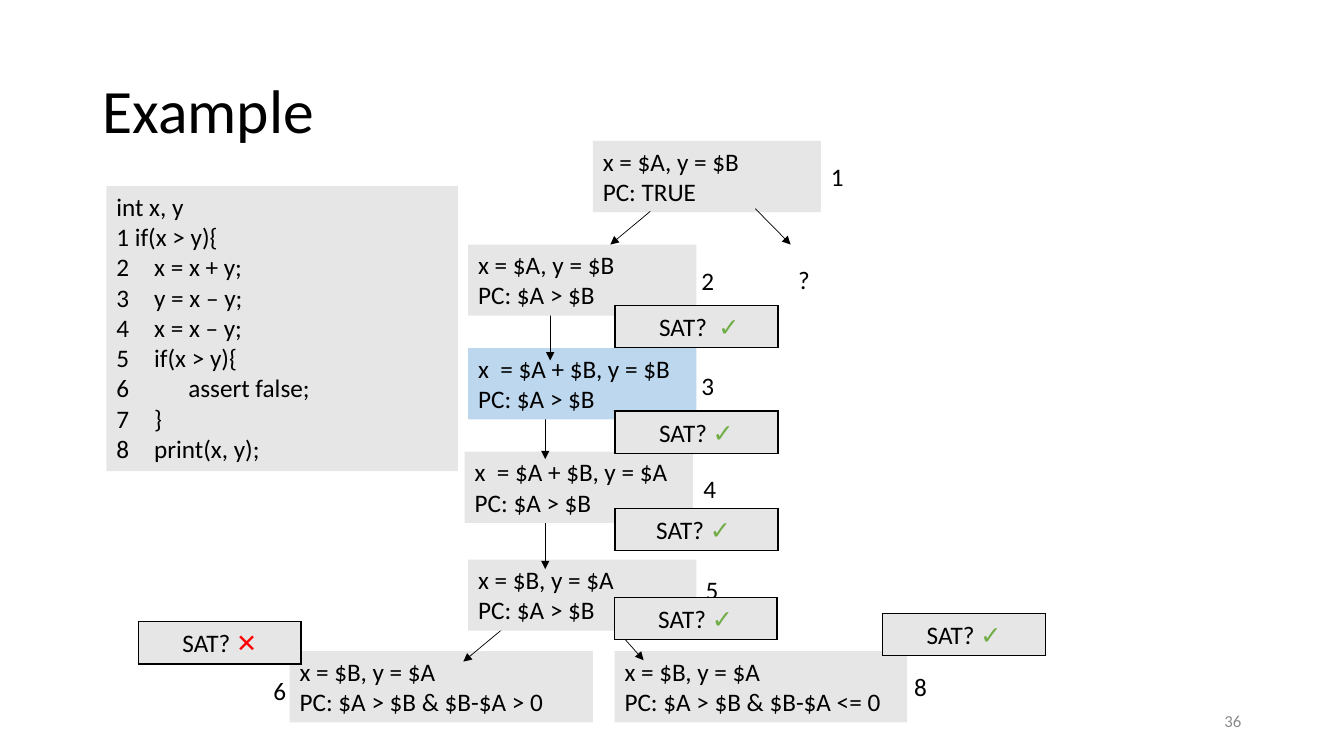
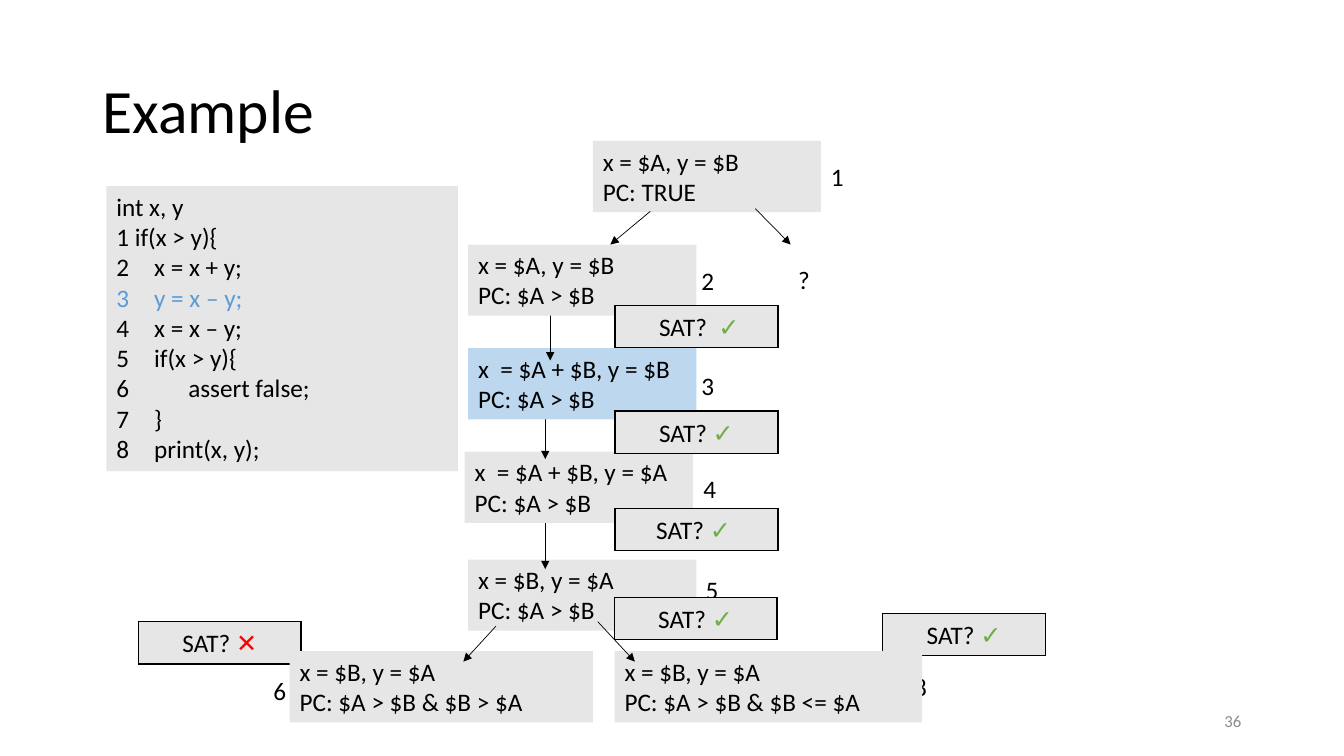
Before and after one commit to damorim/model-checking-tutorial, a slide deck: slide 36 of Program-Model-Checking.pptx. Drawn at 1344x756 pixels with LibreOffice and Linux fonts; fonts in the diff are those of the drawing. Boxes give left, top, right and bottom in pixels: in the first picture for what was removed or moved away, otherwise in the second. Text is boxed around its words. In the diff, an @@ line names an element or a change of style, - is before the commit and + after.

```diff
--- a/Program-Model-Checking.pptx
+++ b/Program-Model-Checking.pptx
@@ text in rectangle at <box>154,295,242,311</box>: text colour #000000 to #5B9BD5 in "y = x – y;" @@
@@ arrow moved from (503, 628) - (464, 661) to (496, 626) - (464, 661) @@
@@ arrow moved from (617, 630) - (644, 660) to (598, 622) - (635, 661) @@
@@ rectangle "x = $B, y = ...": place and size @@
-rectangle "x = $B, y = ..." at <box>615,651,907,723</box>
+rectangle "x = $B, y = ..." at <box>615,651,923,723</box>
@@ text in rectangle at <box>300,694,522,714</box>: text changed @@
-PC: $A > $B & $B-$A > 0
+PC: $A > $B & $B > $A
@@ text in rectangle at <box>625,694,860,714</box>: text changed @@
-PC: $A > $B & $B-$A <= 0
+PC: $A > $B & $B <= $A
```
Also in this commit, not shown: 17 other slides changed, 1 other file.
